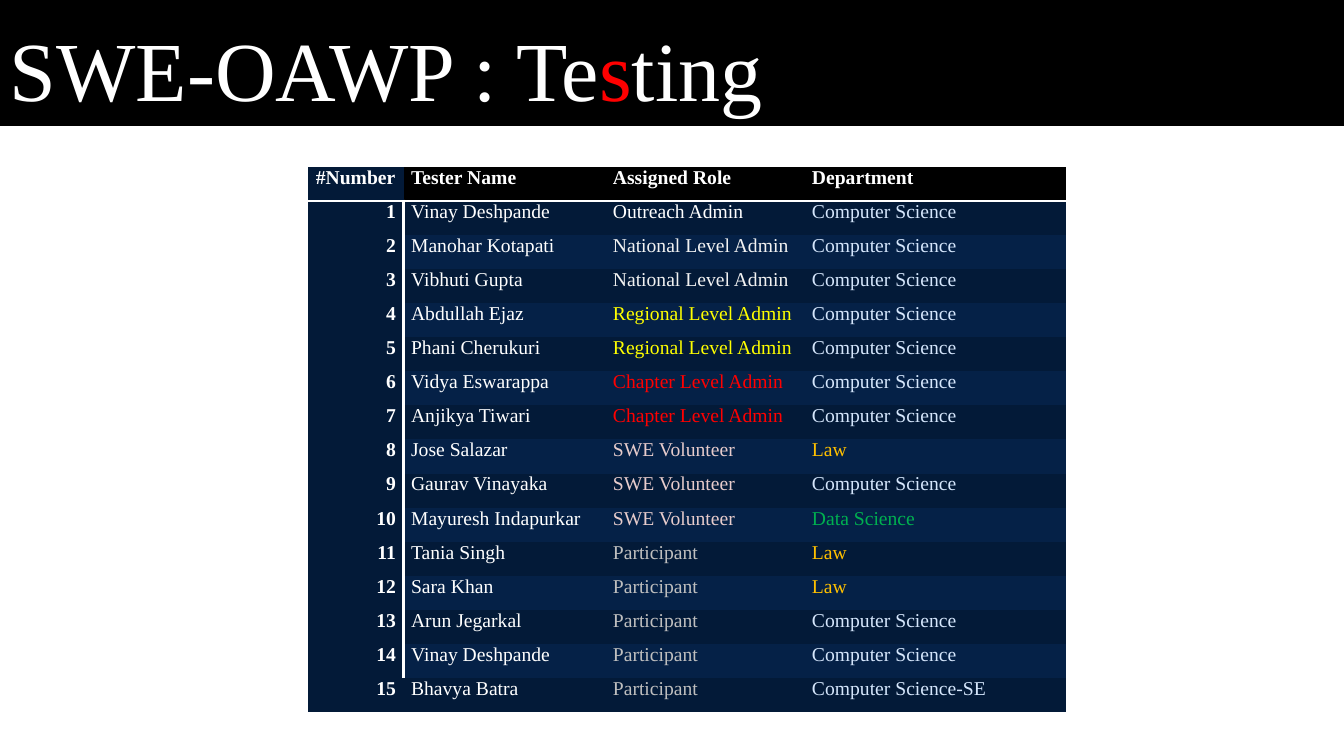
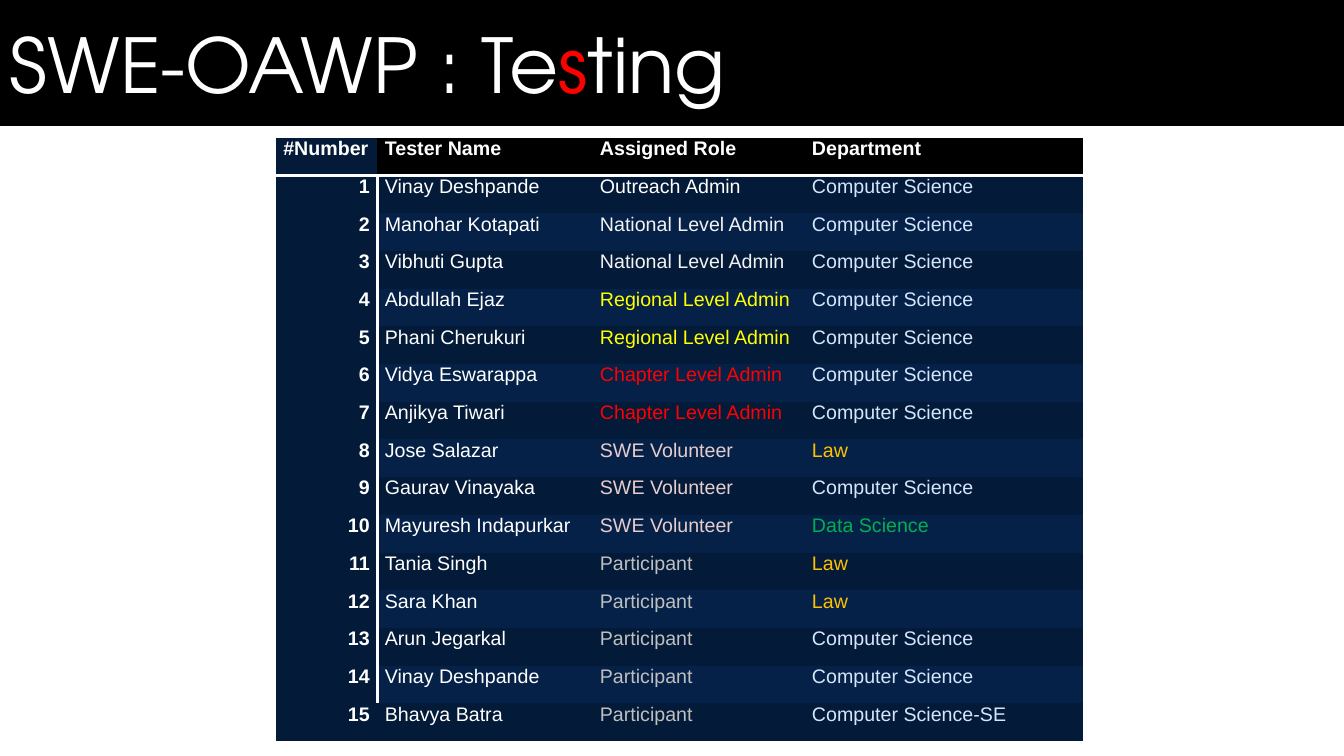
Before and after one commit to bhavyabatra/SWEN_Dynamo, a slide deck: slide 23 of Documentation/Master's Defense Presentation.pptx (slide 14 before the commit). Drawn at 1344x756 pixels with LibreOffice and Linux fonts; fonts in the diff are those of the drawing; background and template pictures are left out. Boxes give left, top, right and bottom in pixels: in the first picture for what was removed or moved away, otherwise in the second. Text is boxed around its words. In the diff, an @@ line names an element or a change of style, - is before the commit and + after.

Commit message:
Changes
Changes

```diff
--- a/Documentation/Master's Defense Presentation.pptx
+++ b/Documentation/Master's Defense Presentation.pptx
@@ text "SWE-OAWP : Testing" at <box>10,36,726,128</box>: size 60 to 54 pt, font Times New Roman to TeX Gyre Adventor @@
@@ table at <box>276,138,1084,742</box> @@
@@ font Times New Roman to Arial @@
@@ table: place and size @@
-table at <box>309,166,1067,712</box>
+table at <box>276,138,1084,742</box>
```
Also in this commit, not shown: 11 other slides changed, 10 slides added, 17 slides removed.
